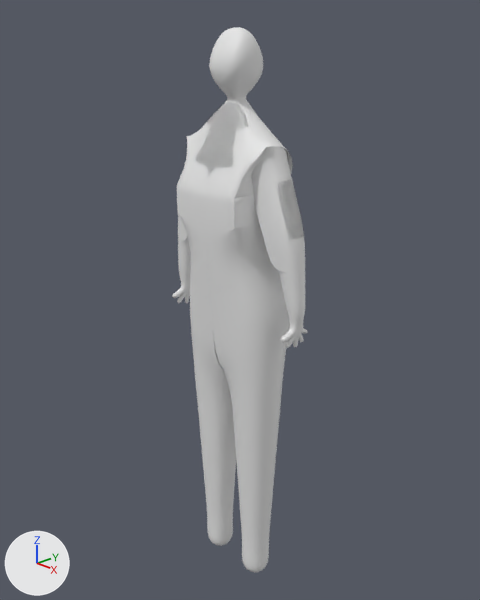
The Blender file Human1.blend as it was, and as the next commit left it.
Camera for both pictures: a 50 mm lens placed at (1.142, -1.063, 1.858), pointed at (-0.014, 0.024, 1.268). Lighting does not change. The marker at lower left points along +X, +Y and +Z.

In view in the first picture: 'Vert', 'Vert.001'.
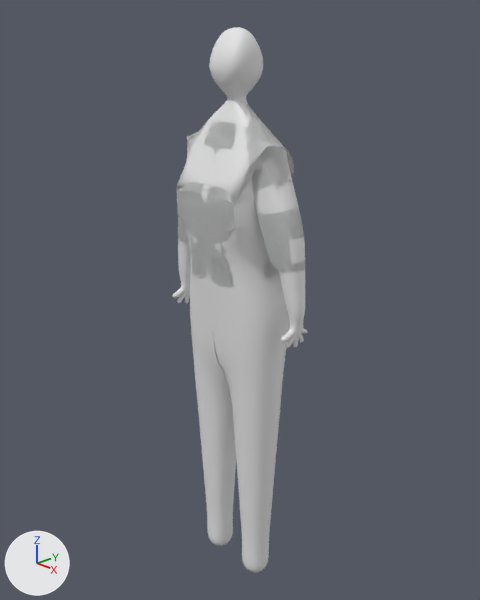
Commit message: 人モデリング中

Where the change shows, as pixel boxes (x1, y1, x2, y2) in the pictures (480 x 600 px):
part 1 of me_vert, added
    after: (177, 104, 305, 287)
part 2 of me_vert_001, cut back
    before: (178, 212, 305, 273)

The edits, one by one:
me_vert is used by ob_vert; location (0.0, 0.0, 0.0); scale (0.8, 0.8, 0.8).
me_vert had 197 vertices, 181 faces, 4 loose edges and spanned x -0.01..0.28, y -0.13..0.13, z 0.6..2.39.
me_vert now has 299 vertices, 241 faces, 4 loose edges and spans x -0.01..0.28, y -0.13..0.13, z 0.6..2.39.
me_vert part 1: a new loose piece of 47 vertices spanning x -0.01..0.27, y -0.13..0.12, z 1.65..2.2.
me_vert_001 has 51 vertices, 31 faces and spans x -0.006..0.267, y -0.125..0.125, z 1.653..2.206.
me_vert_001 is used by ob_vert_001; location (0.0, 0.0, 0.0); scale (0.8, 0.8, 0.8).
Verts and faces of me_vert_001; kept vertices keep their numbers, new ones are numbered from 51.
Before the commit, vertices of me_vert_001: 2 (0.093, 0.052, 2.013), 5 (0.166, 0.048, 1.827), 6 (0.166, -0.048, 1.827), 7 (0.259, -0.048, 1.852), 8 (0.259, 0.048, 1.852).
Before the commit, vertices of me_vert_001: 14 (0.125, -0.125, 1.954), 15 (0.125, 0.125, 1.954), 20 (0.14, 0.049, 1.889), 21 (0.14, -0.049, 1.889), 22 (0.232, -0.049, 1.925).
Before the commit, vertices of me_vert_001: 23 (0.232, 0.049, 1.925), 26 (0.189, 0.039, 1.742), 27 (0.189, -0.039, 1.742), 28 (0.267, -0.039, 1.756), 29 (0.267, 0.039, 1.756).
Before the commit, vertices of me_vert_001: 30 (0.093, -0.052, 2.013).
Part 2, on me_vert_001:
Vertices deleted: 5 to 8, 26 to 29 (with the faces that use them).
New vertex 51 is at (0.075, 0.077, 1.649).
New vertex 52 is at (0.124, 0.125, 1.933).
New vertex 53 is at (0.007, 0.077, 1.673).
New vertex 54 is at (0.012, 0.125, 1.933).
New faces: (51, 53, 54, 52), (2, 30, 14, 15).
